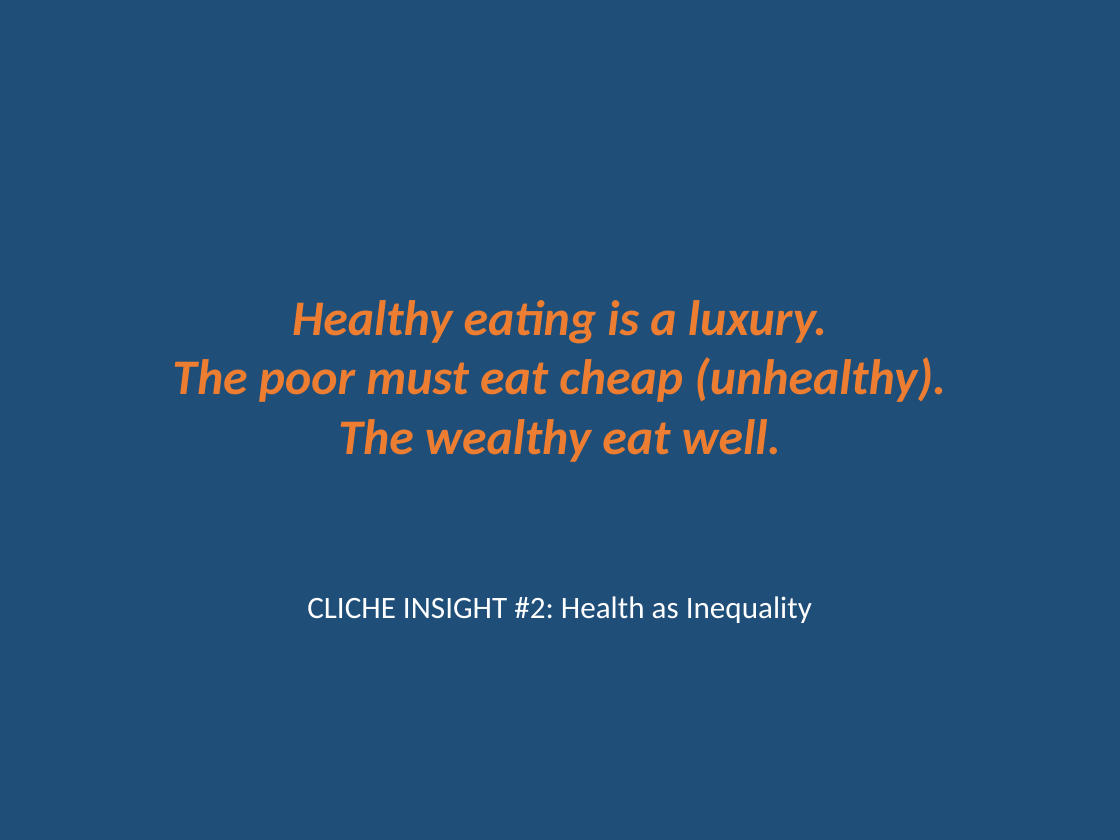
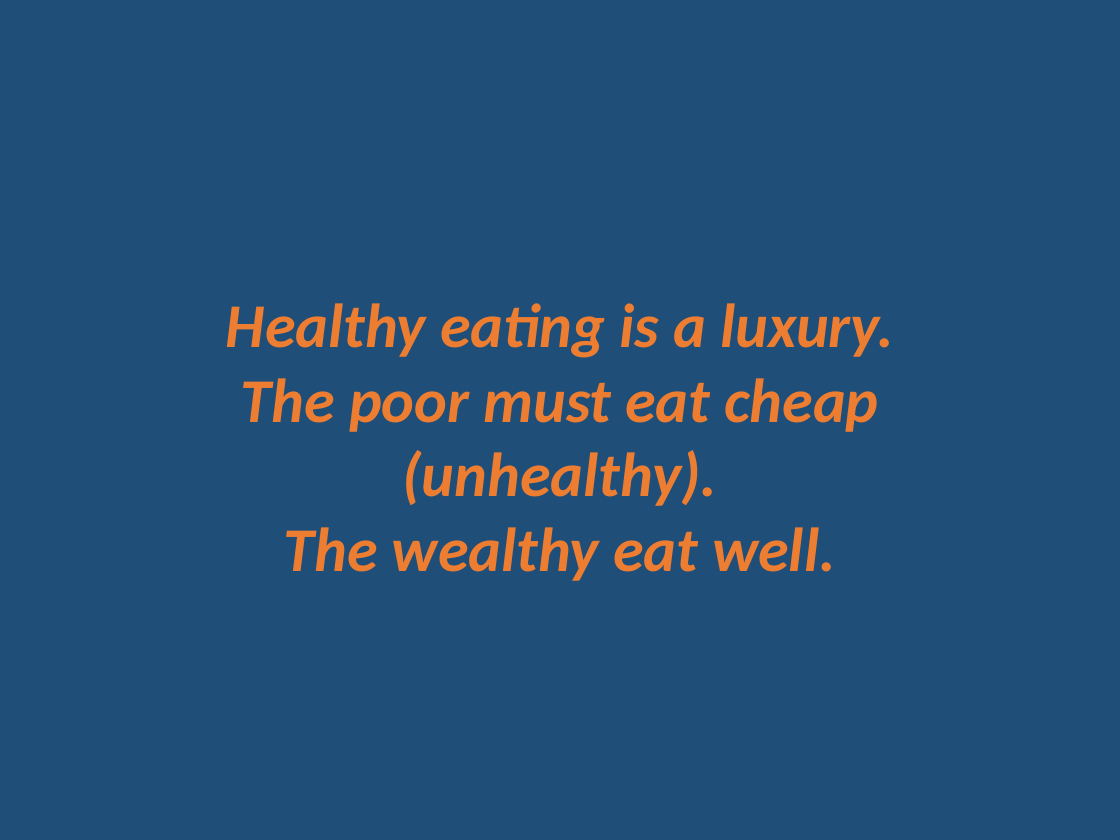
Before and after one commit to horaciofonseca-dev/snipping-prices-tool, a slide deck: slide 8 of CAPSTONE_DELIVERABLES/Snipper_Tool_Reality_vs_Official_Paris.pptx. Drawn at 1120x840 pixels with LibreOffice and Linux fonts; fonts in the diff are those of the drawing. Boxes give left, top, right and bottom in pixels: in the first picture for what was removed or moved away, otherwise in the second. Text is boxed around its words. In the diff, an @@ line names an element or a change of style, - is before the commit and + after.

```diff
--- a/CAPSTONE_DELIVERABLES/Snipper_Tool_Reality_vs_Official_Paris.pptx
+++ b/CAPSTONE_DELIVERABLES/Snipper_Tool_Reality_vs_Official_Paris.pptx
@@ text "Healthy eating is a luxury. ..." at (226,303,894,581): size 32 to 40 pt @@
@@ text removed at (307,596,812,623) @@
-CLICHE INSIGHT #2: Health as Inequality
```
Also in this commit, not shown: 18 other slides changed, 5 slides removed, 24 other files.
